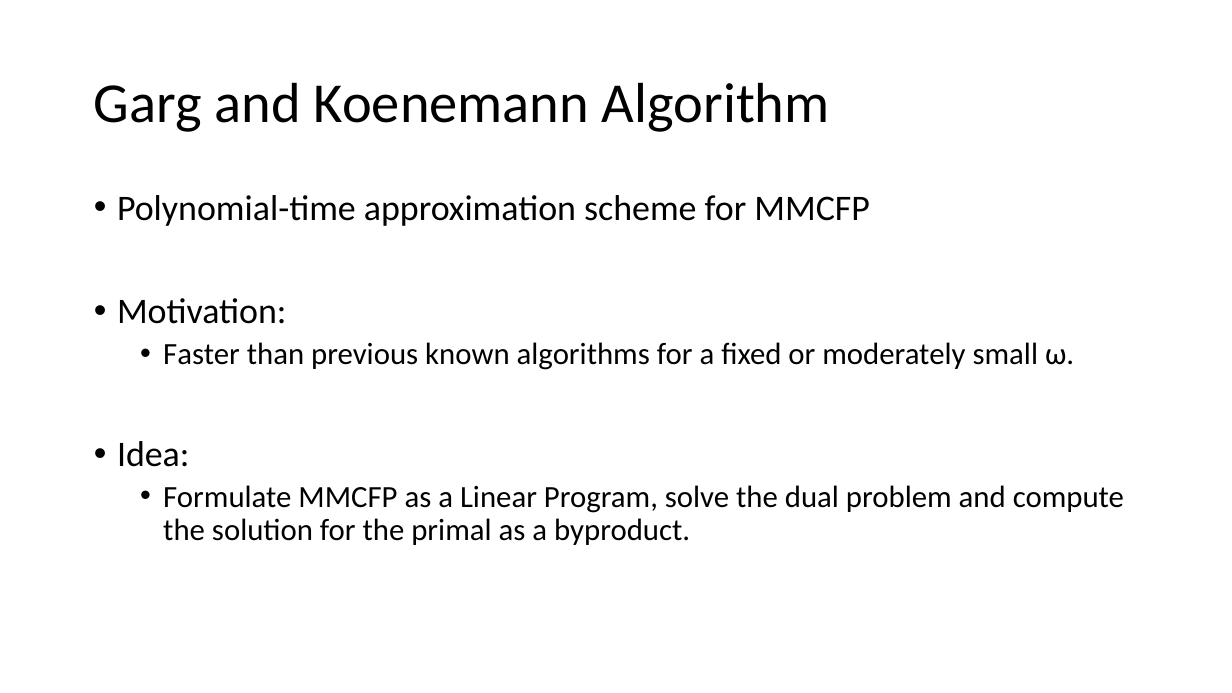
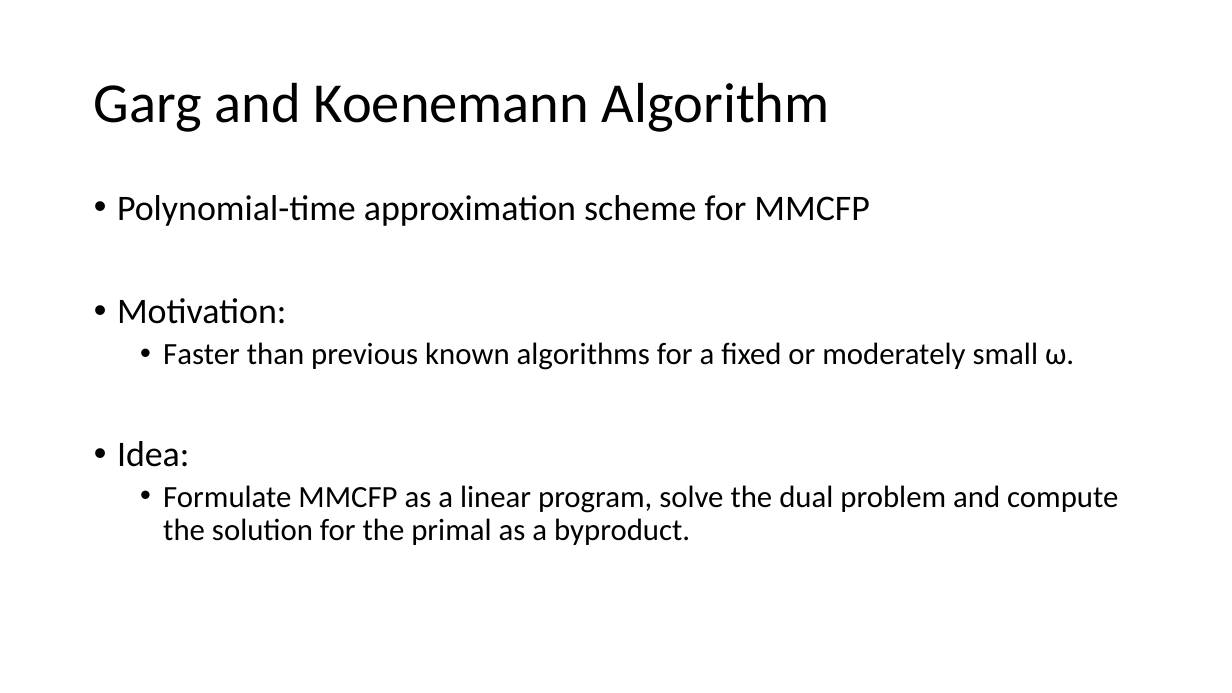
Before and after one commit to Speedphil544/Vortrag, a slide deck: slide 7 of MMCFP.pptx (slide 10 before the commit). Drawn at 1232x693 pixels with LibreOffice and Linux fonts; fonts in the diff are those of the drawing. Boxes give left, top, right and bottom in pixels: in the first picture for what was removed or moved away, otherwise in the second. Text is boxed around its words. In the diff, an @@ line names an element or a change of style, - is before the commit and + after.

```diff
--- a/MMCFP.pptx
+++ b/MMCFP.pptx
@@ text at [163,485,1118,545]: text changed @@
-  • Formulate MMCFP as a Linear Program, solve the dual problem and compute the solution for the primal as a byproduct.
+  • Formulate MMCFP as a linear program, solve the dual problem and compute the solution for the primal as a byproduct.
```
Also in this commit, not shown: 5 other slides changed, 2 slides added, 8 slides removed.
